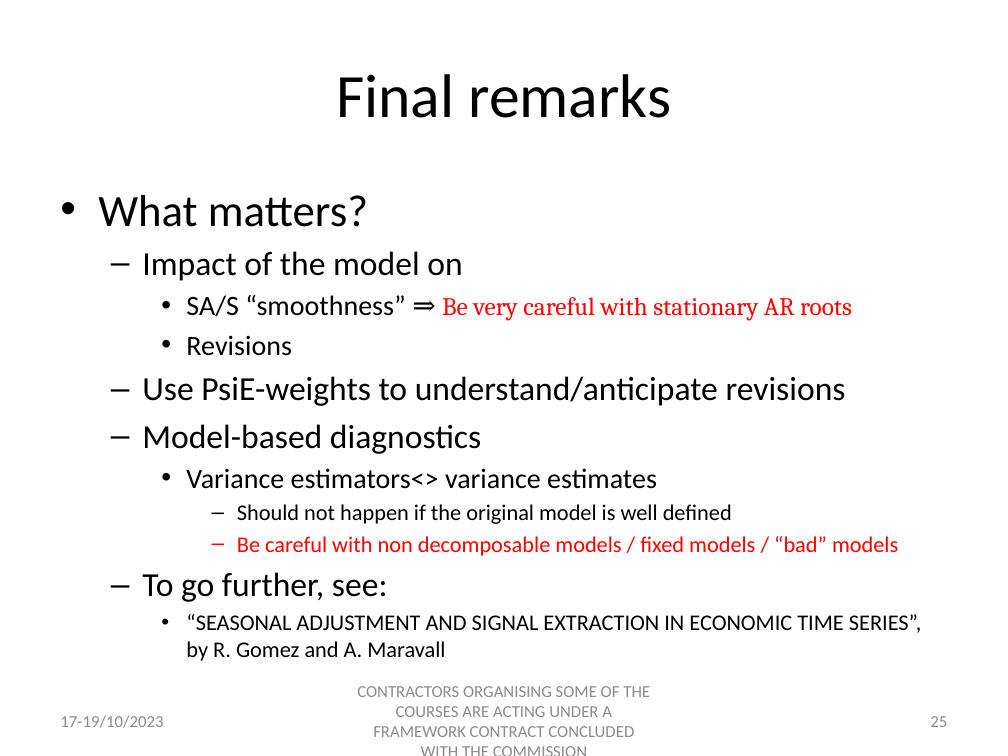
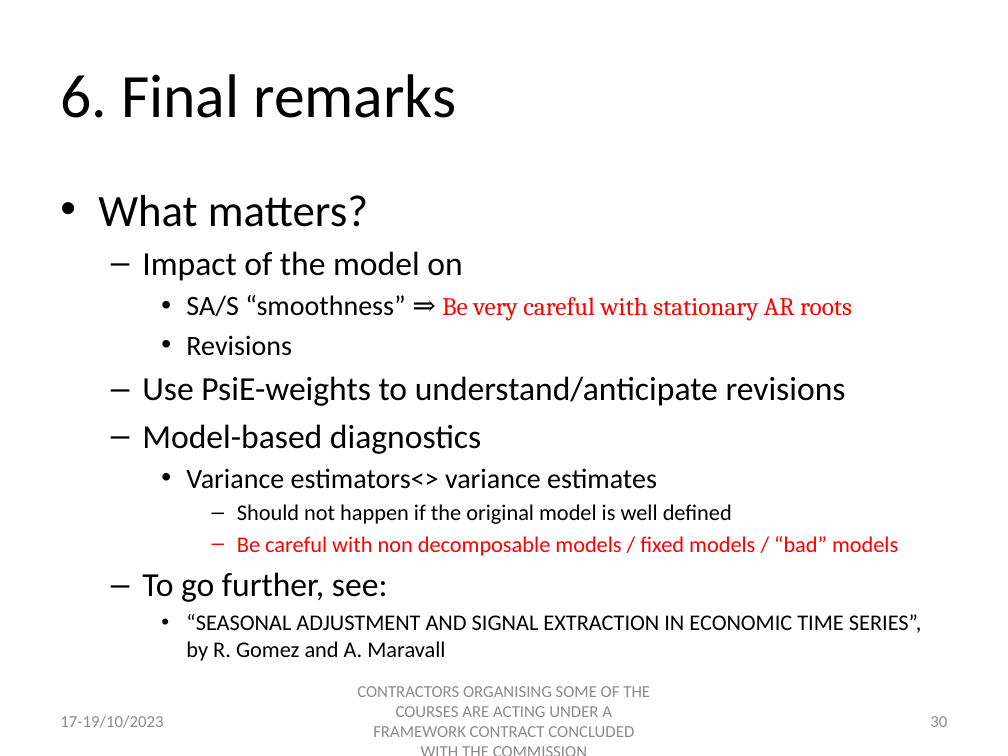
Before and after one commit to palatej/estp2023, a slide deck: slide 30 of Presentations/2.2 JD+_SEATS.pptx (slide 25 before the commit). Drawn at 1008x756 pixels with LibreOffice and Linux fonts; fonts in the diff are those of the drawing. Boxes give left, top, right and bottom in pixels: in the first picture for what was removed or moved away, otherwise in the second. Text is boxed around its words. In the diff, an @@ line names an element or a change of style, - is before the commit and + after.

```diff
--- a/Presentations/2.2 JD+_SEATS.pptx
+++ b/Presentations/2.2 JD+_SEATS.pptx
@@ title at box(60, 74, 456, 118): text changed @@
-Final remarks
+6. Final remarks
@@ page number at box(930, 716, 947, 727): text changed @@
-25
+30
```
Also in this commit, not shown: 17 other slides changed, 5 slides added, 14 other files.
